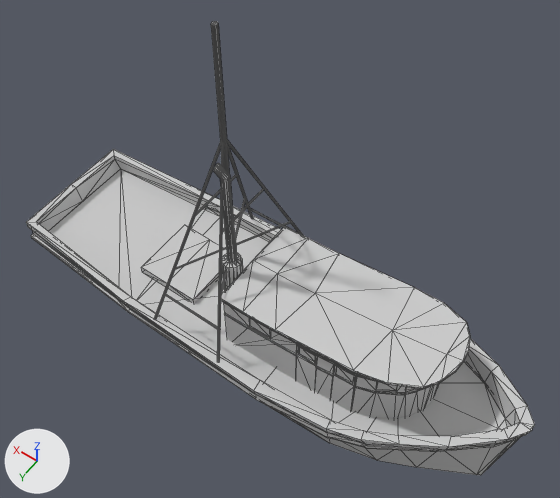
The FBX model Assets/Ocean/Models/fishing_boat.FBX: old version first, new version second.
One viewpoint serves both versions: a 50 mm lens placed at (-9.81, 11.3, 20.99), pointed at (-1.69, -0.07, 3.13). The axes (+X, +Y, +Z) are drawn at lower left. The lights are the same throughout. Mesh edges are drawn as thin lines. Where no turn or scale is listed for an object, it has been applied to the vertices.

The first picture shows 'sboat007'.
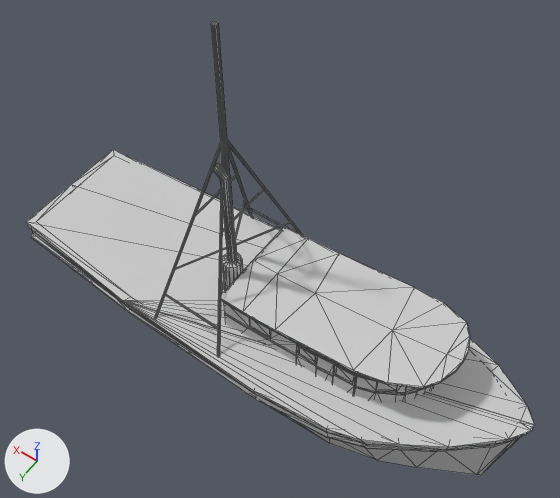
Location of each change, (x1, y1, x2, y2) in pixels of the pictures (560 x 498 px):
'fmask', added: after (26, 149, 535, 447)

Patch to the scene script:
```diff
--- a/Assets/Ocean/Models/fishing_boat.FBX.py
+++ b/Assets/Ocean/Models/fishing_boat.FBX.py
@@ me_mesh_001 @@
+me_mesh_001.from_pydata([(2.7, -2.7, 0.0), (7.6, -2.2, 0.1), (-2.8, -2.9, 0.1), (-7.3, -2.1, 0.8), (-8.4, -1.5, 1.1), (7.6, 0.0, 0.1), (-10.0, 0.0, 1.7), (-10.1, -0.1, 1.7), (-5.3, -2.7, 0.4), (-9.7, -0.6, 1.5), (-6.3, -2.5, 0.6), (2.7, 2.7, 0.0), (7.6, 2.2, 0.1), (-2.8, 2.9, 0.1), (-7.3, 2.1, 0.8), (-8.4, 1.5, 1.1), (-10.1, 0.1, 1.7), (-5.3, 2.7, 0.4), (-9.7, 0.6, 1.5), (-6.3, 2.5, 0.6), (-10.1, -0.1, 1.7)], [], [(8, 2, 0), (8, 0, 1), (8, 1, 5), (8, 5, 12), (8, 12, 11), (11, 13, 17), (11, 17, 19), (11, 19, 14), (11, 14, 15), (11, 15, 18), (11, 18, 16), (6, 7, 11), (11, 16, 6), (11, 20, 9), (11, 9, 4), (11, 4, 3), (11, 3, 10), (11, 10, 8)])
+me_mesh_001.materials.append(mat_def)  # light grey #cacaca
@@ ob_fmask @@
+ob_fmask = bpy.data.objects.new('fmask', me_mesh_001)
+ob_fmask.location = (0.0, 0.0, 0.0)
```
